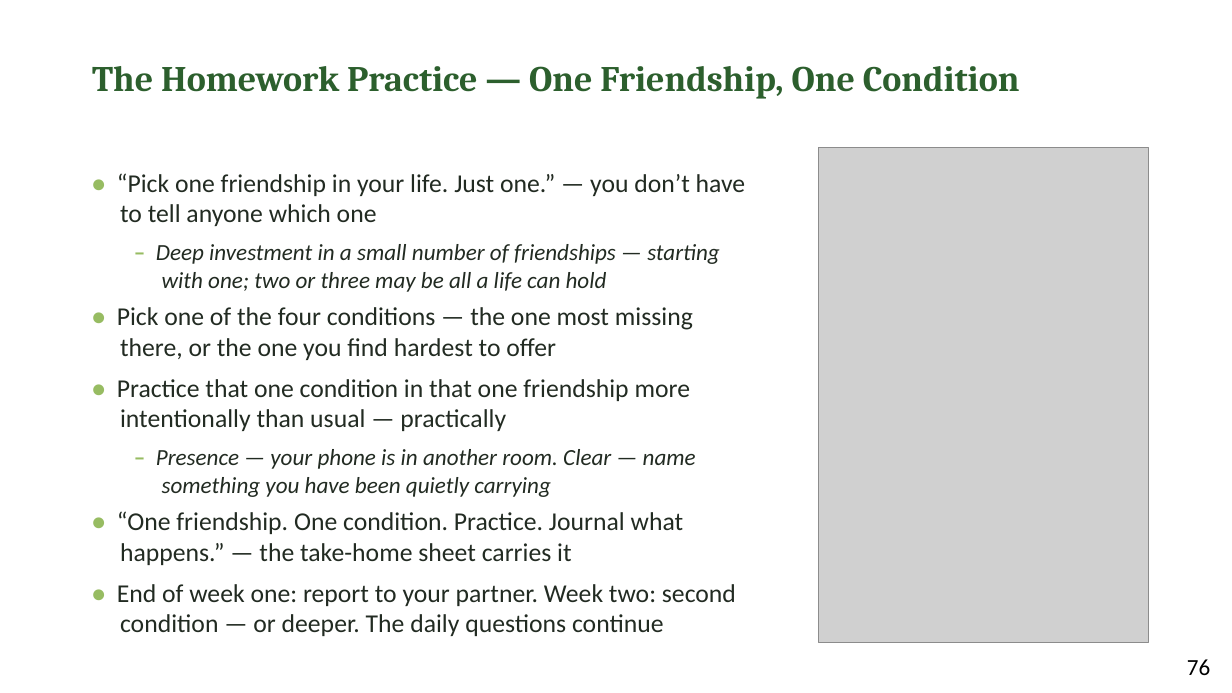
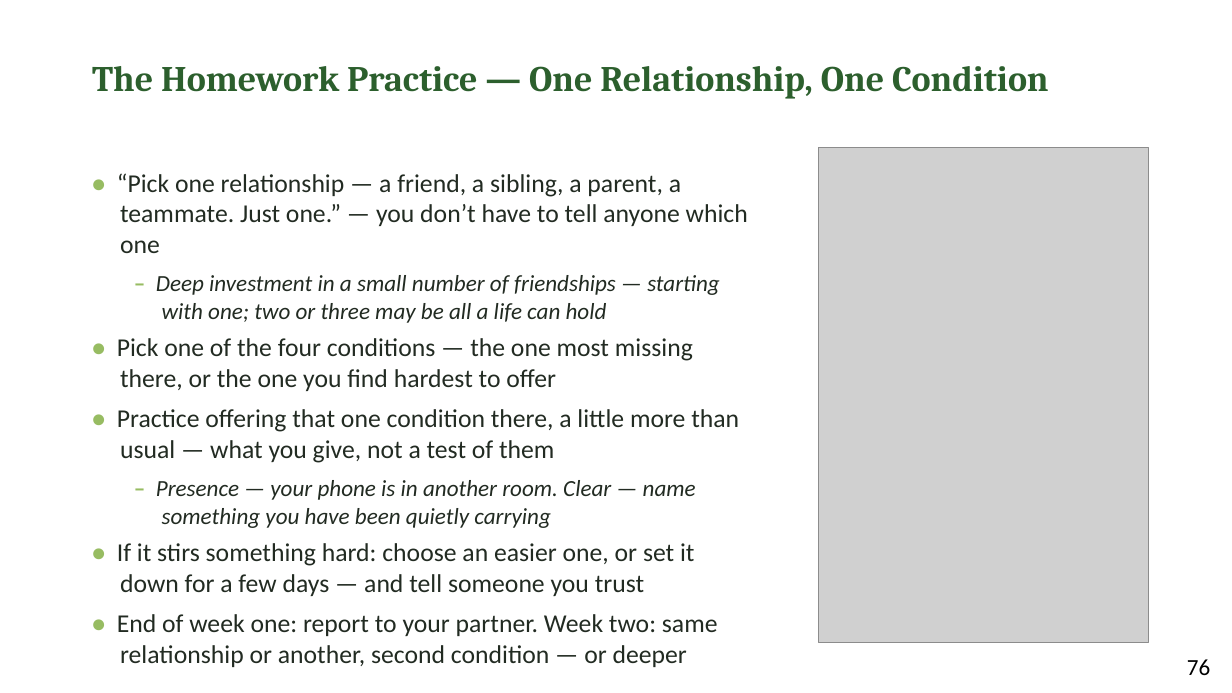
Before and after one commit to jgtittle-ministries/fellowship-of-the-heart-pilot-at-cca-dev, a slide deck: slide 12 of _implementation-notes/evening-series/FotH Evening Session 5 Slides DRAFT v1.pptx. Drawn at 1232x693 pixels with LibreOffice and Linux fonts; fonts in the diff are those of the drawing; grey boxes stand for pictures. Boxes give left, top, right and bottom in pixels: in the first picture for what was removed or moved away, otherwise in the second. Text is boxed around its words. In the diff, an @@ line names an element or a change of style, - is before the commit and + after.

```diff
--- a/_implementation-notes/evening-series/FotH Evening Session 5 Slides DRAFT v1.pptx
+++ b/_implementation-notes/evening-series/FotH Evening Session 5 Slides DRAFT v1.pptx
@@ text at [92, 66, 1049, 99]: text changed @@
-The Homework Practice — One Friendship, One Condition
+The Homework Practice — One Relationship, One Condition
@@ text at [117, 173, 748, 253]: text changed @@
-• “Pick one friendship in your life. Just one.” — you don’t have to tell anyone which one
+• “Pick one relationship — a friend, a sibling, a parent, a teammate. Just one.” — you don’t have to tell anyone which one
@@ text at [117, 409, 739, 463]: text changed @@
-• Practice that one condition in that one friendship more intentionally than usual — practically
+• Practice offering that one condition there, a little more than usual — what you give, not a test of them
@@ text at [117, 543, 718, 667]: text changed @@
-• “One friendship. One condition. Practice. Journal what happens.” — the take-home sheet carries it
-• End of week one: report to your partner. Week two: second condition — or deeper. The daily questions continue
+• If it stirs something hard: choose an easier one, or set it down for a few days — and tell someone you trust
+• End of week one: report to your partner. Week two: same relationship or another, second condition — or deeper
```
Also in this commit, not shown: 2 other slides changed, 15 other files.
